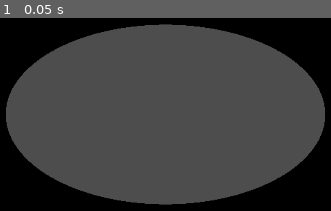
Above: before the commit, frame 1.
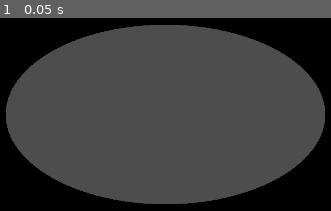
Above: after the commit, the same moment.

Repository: regularuseless/Hackyeah2025
Game: Godot game, scene res://Scenes/Test-FieldofView.tscn
Same seed, same stepped clock (60 frames per second), same inputs: the game is played once before the commit and once after it.
Inputs:
- Up to frame 1 (0.05 s): no input

The runs differ from the first frame. In frame 1, 0.2% of the frame differs, in the area x 1-99%, y 3-97%.

Commit message:
Piano done

Diff:
--- /dev/null
+++ b/don't-blink/Piano/Piano.tscn
@@ -0,0 +1,46 @@
+[gd_scene load_steps=9 format=3 uid="uid://wvvv46uufmqc"]
+
+[ext_resource type="PackedScene" uid="uid://bemr78it2ak3n" path="res://Piano/PianoKey.tscn" id="1_425cw"]
+[ext_resource type="AudioStream" uid="uid://sg1prr2vuoxw" path="res://Piano/audio/f.wav" id="2_p0m6e"]
+[ext_resource type="AudioStream" uid="uid://crvqnwv2vo5gy" path="res://Piano/audio/g.wav" id="3_xryi1"]
+[ext_resource type="AudioStream" uid="uid://b0qm8jm4dip0y" path="res://Piano/audio/a.wav" id="4_d1g4c"]
+[ext_resource type="AudioStream" uid="uid://cg20g3drrf8c4" path="res://Piano/audio/h.wav" id="5_yo31c"]
+[ext_resource type="AudioStream" uid="uid://dsrra44iotmnc" path="res://Piano/audio/c.wav" id="6_tlcdk"]
+[ext_resource type="AudioStream" uid="uid://deole3lhk4wu0" path="res://Piano/audio/d.wav" id="7_1gbam"]
+[ext_resource type="AudioStream" uid="uid://d1jpm4gjqphqp" path="res://Piano/audio/e.wav" id="8_gckw0"]
+
+[node name="Piano" type="Node2D"]
+
+[node name="KeyF" parent="." instance=ExtResource("1_425cw")]
+note_name = "F"
+note_sound = ExtResource("2_p0m6e")
+
+[node name="KeyG" parent="." instance=ExtResource("1_425cw")]
+position = Vector2(40, 0)
+note_name = "G"
+note_sound = ExtResource("3_xryi1")
+
+[node name="KeyA" parent="." instance=ExtResource("1_425cw")]
+position = Vector2(80, 0)
+note_name = "A"
+note_sound = ExtResource("4_d1g4c")
+
+[node name="KeyH" parent="." instance=ExtResource("1_425cw")]
+position = Vector2(120, 0)
+note_name = "H"
+note_sound = ExtResource("5_yo31c")
+
+[node name="KeyC" parent="." instance=ExtResource("1_425cw")]
+position = Vector2(-120, 0)
+note_name = "C"
+note_sound = ExtResource("6_tlcdk")
+
+[node name="KeyD" parent="." instance=ExtResource("1_425cw")]
+position = Vector2(-80, 0)
+note_name = "D"
+note_sound = ExtResource("7_1gbam")
+
+[node name="KeyE" parent="." instance=ExtResource("1_425cw")]
+position = Vector2(-40, 0)
+note_name = "E"
+note_sound = ExtResource("8_gckw0")
--- /dev/null
+++ b/don't-blink/Piano/PianoKey.gd
@@ -0,0 +1,30 @@
+# PianoKey.gd
+extends Area2D
+
+signal key_played(note_name)
+
+@export var note_name: String = ""
+
+@export var note_sound: AudioStream
+
+@onready var sprite = $Sprite2D
+@onready var audio_player = $AudioStreamPlayer2D
+
+func _ready():
+	if note_sound:
+		audio_player.stream = note_sound
+
+func _input_event(_viewport, event, _shape_idx):
+	if event is InputEventMouseButton and event.button_index == MOUSE_BUTTON_LEFT and event.is_pressed():
+		play_note()
+
+func play_note():
+	audio_player.play()
+
+	# --- NEW ---
+	# Emit the signal, sending this key's note_name with it.
+	emit_signal("key_played", note_name)
+
+	sprite.modulate = Color(1, 0.8, 0.8)
+	await get_tree().create_timer(0.2).timeout
+	sprite.modulate = Color(1, 1, 1)
--- /dev/null
+++ b/don't-blink/Piano/PianoKey.tscn
@@ -0,0 +1,21 @@
+[gd_scene load_steps=4 format=3 uid="uid://bemr78it2ak3n"]
+
+[ext_resource type="Script" uid="uid://cutsobokwrwee" path="res://Piano/PianoKey.gd" id="1_a5vnk"]
+[ext_resource type="Texture2D" uid="uid://cirwwx8jkt04w" path="res://icon.svg" id="1_ypuhs"]
+
+[sub_resource type="RectangleShape2D" id="RectangleShape2D_a5vnk"]
+size = Vector2(32, 128)
+
+[node name="PianoKey" type="Area2D"]
+script = ExtResource("1_a5vnk")
+
+[node name="Sprite2D" type="Sprite2D" parent="."]
+scale = Vector2(0.25, 1)
+texture = ExtResource("1_ypuhs")
+
+[node name="CollisionShape2D" type="CollisionShape2D" parent="."]
+shape = SubResource("RectangleShape2D_a5vnk")
+
+[node name="AudioStreamPlayer2D" type="AudioStreamPlayer2D" parent="."]
+
+[connection signal="input_event" from="." to="." method="_input_event"]
--- a/don't-blink/project.godot
+++ b/don't-blink/project.godot
@@ -14,3 +14,13 @@
 run/main_scene="uid://be8glf8e8gcfh"
 config/features=PackedStringArray("4.5", "Forward Plus")
 config/icon="res://icon.svg"
+
+[display]
+
+window/size/viewport_width=1920
+window/size/viewport_height=1080
+
+[editor]
+
+version_control/plugin_name="GitPlugin"
+version_control/autoload_on_startup=true
Not shown, added: don't-blink/Piano/PianoKey.gd.uid
Not shown, added: don't-blink/Piano/audio/a.wav.import
Not shown, added: don't-blink/Piano/audio/c.wav.import
Not shown, added: don't-blink/Piano/audio/d.wav.import
Not shown, added: don't-blink/Piano/audio/e.wav.import
Not shown, added: don't-blink/Piano/audio/f.wav.import
Not shown, added: don't-blink/Piano/audio/g.wav.import
Not shown, added: don't-blink/Piano/audio/h.wav.import
Not shown, added: don't-blink/Piano/.DS_Store
Not shown, added: don't-blink/Piano/audio/a.wav
Not shown, added: don't-blink/Piano/audio/c.wav
Not shown, added: don't-blink/Piano/audio/d.wav
(and 4 more such lines)
